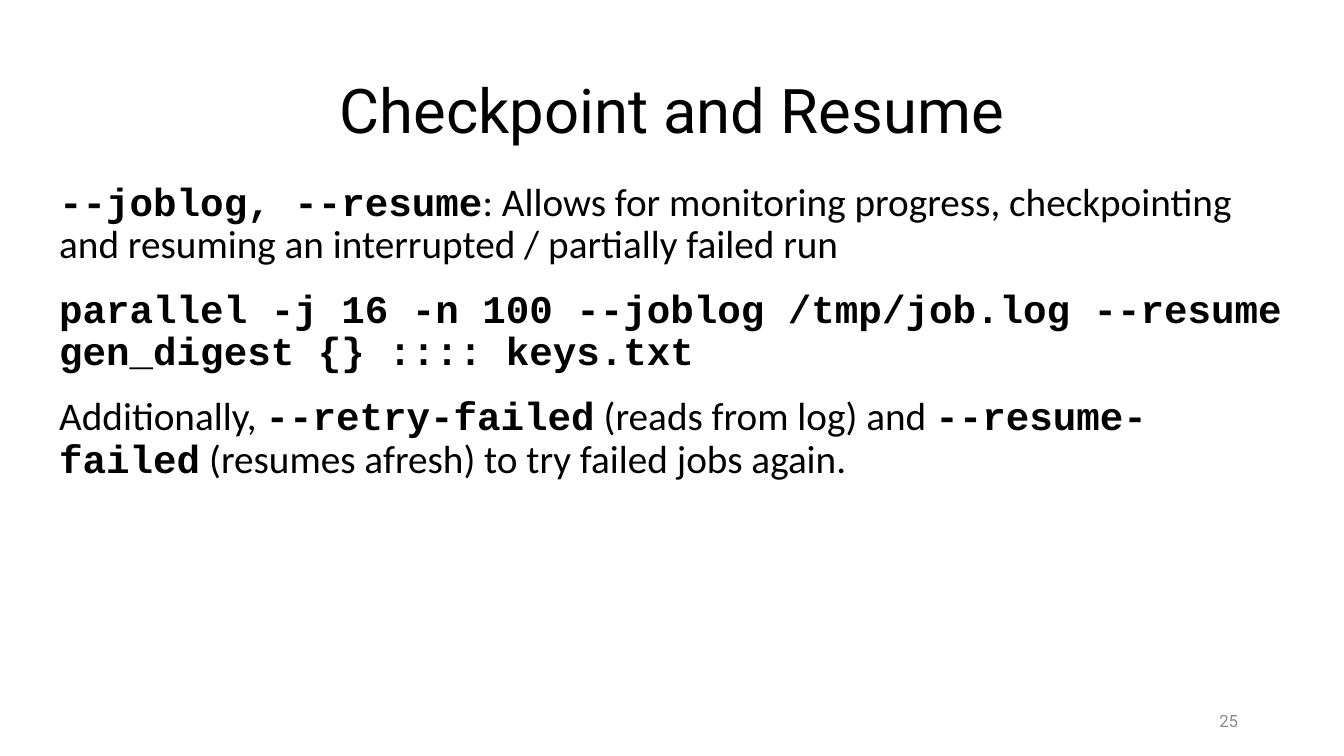
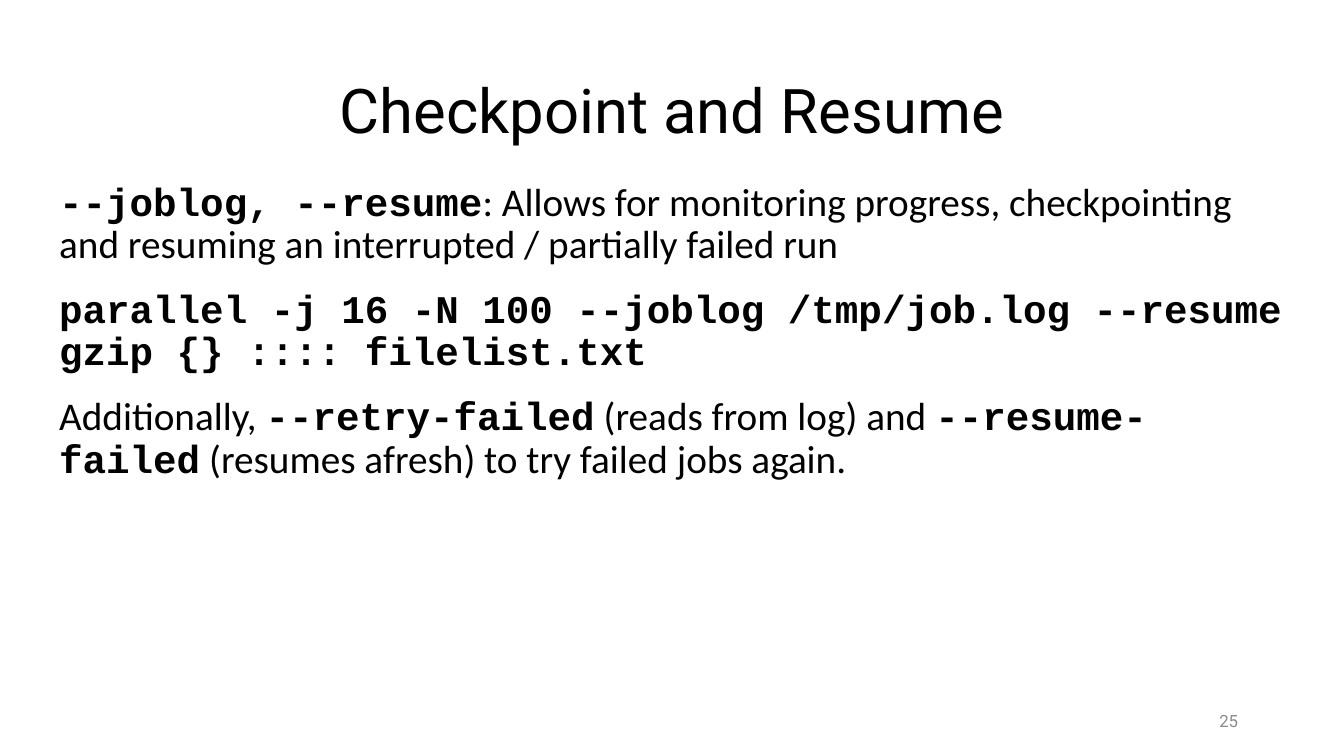
Before and after one commit to ketancmaheshwari/escience23tut, a slide deck: slide 25 of gnu-parallel-tutorial.pptx. Drawn at 1344x756 pixels with LibreOffice and Linux fonts; fonts in the diff are those of the drawing. Boxes give left, top, right and bottom in pixels: in the first picture for what was removed or moved away, otherwise in the second. Text is boxed around its words. In the diff, an @@ line names an element or a change of style, - is before the commit and + after.

```diff
--- a/gnu-parallel-tutorial.pptx
+++ b/gnu-parallel-tutorial.pptx
@@ text at (x1=59, y1=295, x2=1282, y2=374): text changed @@
-parallel -j 16 -n 100 --joblog /tmp/job.log --resume gen_digest {} :::: keys.txt
+parallel -j 16 -N 100 --joblog /tmp/job.log --resume gzip {} :::: filelist.txt
```
Also in this commit, not shown: 27 other slides changed, 1 other file.
